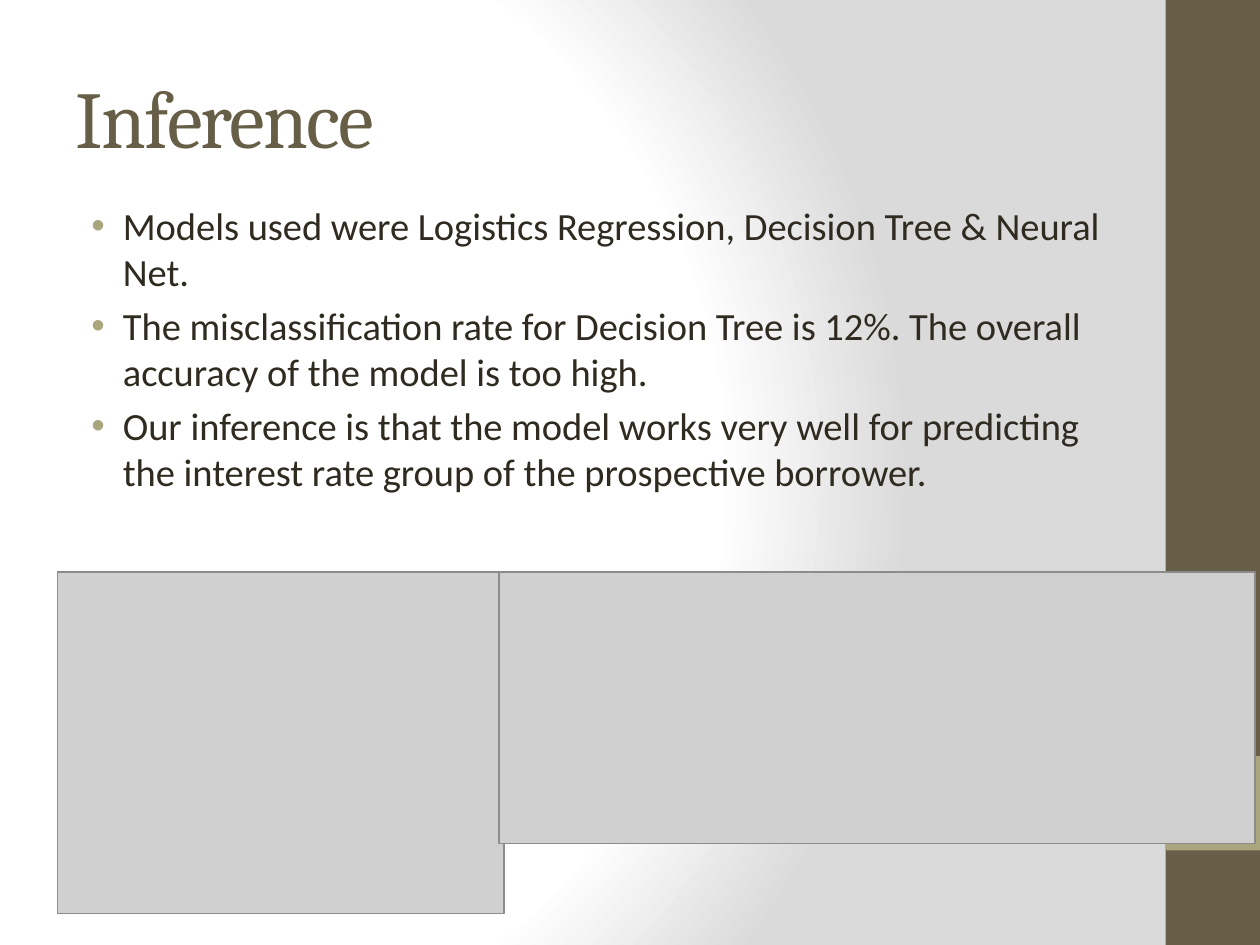
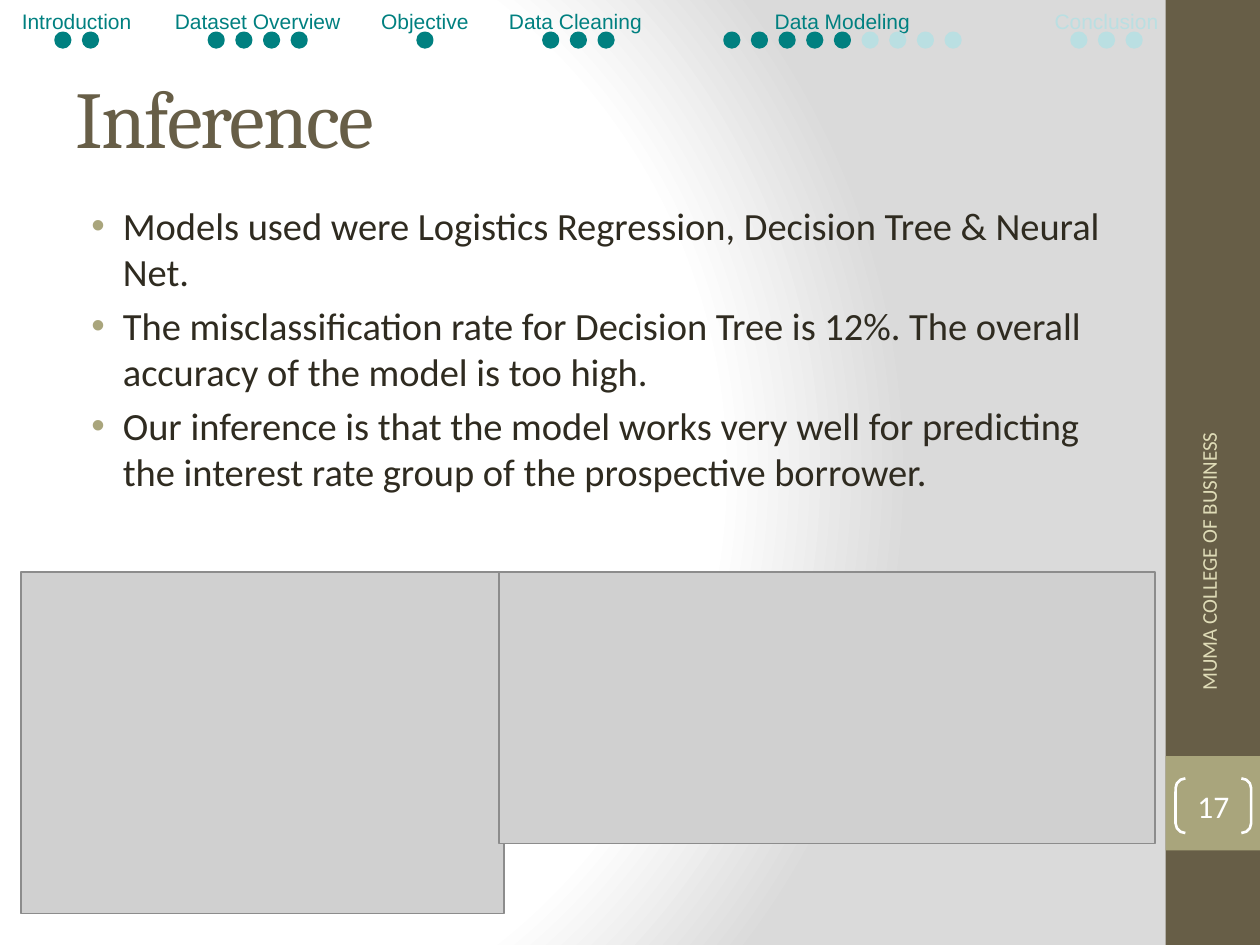
Before and after one commit to bibinjose/Data-Mining-Project, a slide deck: slide 17 of Data Mining-Project_PPT-Peer-to-Peer Lending.pptx (slide 11 before the commit). Drawn at 1260x945 pixels with LibreOffice and Linux fonts; fonts in the diff are those of the drawing; grey boxes stand for pictures. Boxes give left, top, right and bottom in pixels: in the first picture for what was removed or moved away, otherwise in the second. Text is boxed around its words. In the diff, an @@ line names an element or a change of style, - is before the commit and + after.

```diff
--- a/Data Mining-Project_PPT-Peer-to-Peer Lending.pptx
+++ b/Data Mining-Project_PPT-Peer-to-Peer Lending.pptx
@@ group added at <box>22,13,1142,47</box>: 22 ellipses, 5 texts @@
+Introduction
+Dataset Overview
+Objective
+Data Cleaning
+Data Modeling
@@ text added at <box>1197,442,1223,688</box>, 12 pt, text #DFDCB7 @@
+MUMA COLLEGE OF BUSINESS
@@ picture: place and size @@
-picture at <box>58,572,504,914</box>
+picture at <box>21,572,504,914</box>
@@ picture: place and size @@
-picture at <box>499,572,1255,844</box>
+picture at <box>499,572,1155,844</box>
@@ page number added at <box>1176,779,1251,833</box>, outline #FFFFFF 1.5 pt, 18 pt, text #FFFFFF @@
+17
```
Also in this commit, not shown: 11 other slides changed, 12 slides added, 1 slide removed.
